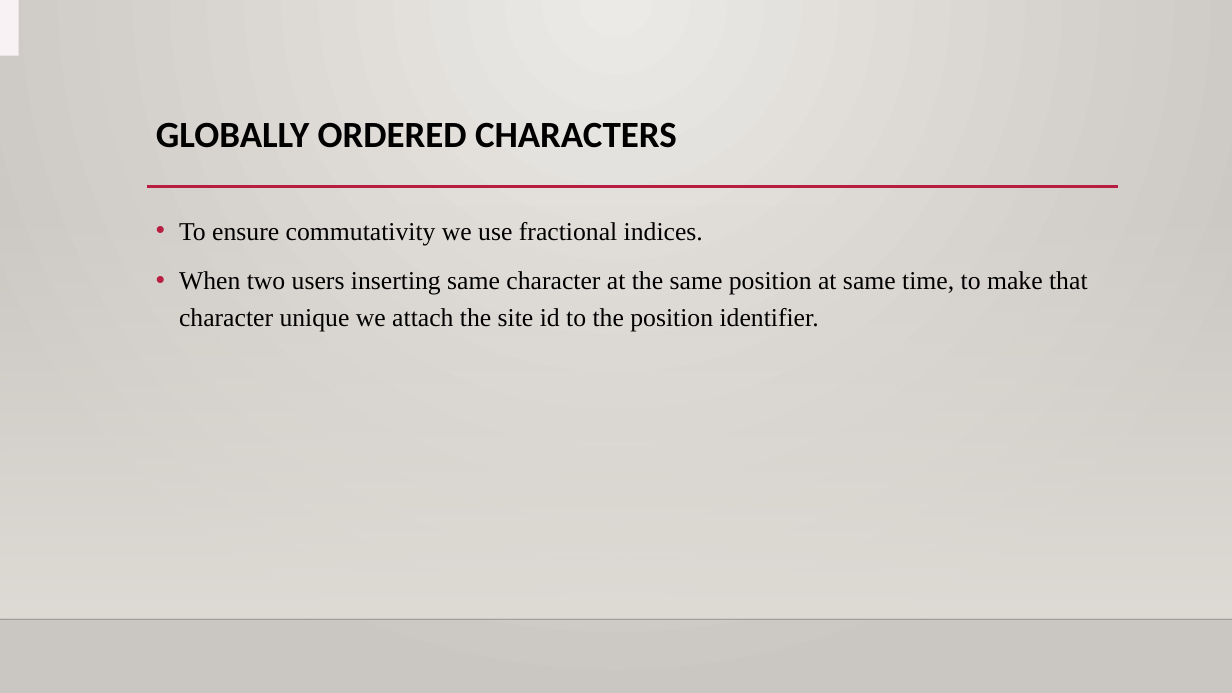
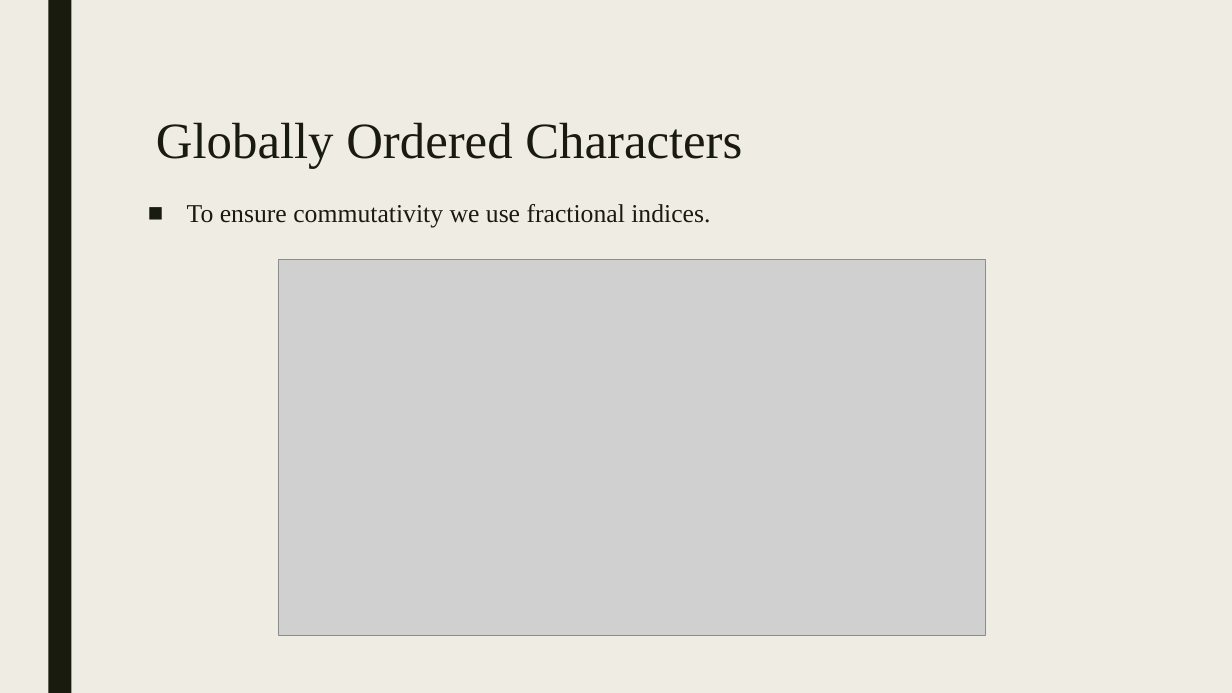
Before and after one commit to azhagumathi/pres, a slide deck: slide 9 of crdt.pptx (slide 28 before the commit). Drawn at 1232x693 pixels with LibreOffice and Linux fonts; fonts in the diff are those of the drawing; grey boxes stand for pictures; background and template pictures are left out. Boxes give left, top, right and bottom in pixels: in the first picture for what was removed or moved away, otherwise in the second. Text is boxed around its words. In the diff, an @@ line names an element or a change of style, - is before the commit and + after.

```diff
--- a/crdt.pptx
+++ b/crdt.pptx
@@ background gradient #ECEAE7 to #CAC7C1 to #EFEDE3 @@
@@ rectangle removed at (0, 0, 18, 56) @@
@@ rectangle added at (48, 0, 71, 693), fill #191B0E @@
@@ title at (156, 122, 742, 169): text changed; size 28.8 to 39.6 pt; font Calibri to Times New Roman; text colour #000000 to #191B0E; bold off @@
-GLOBALLY ORDERED CHARACTERS
+Globally Ordered Characters
@@ rectangle removed at (0, 204, 1232, 619) @@
@@ text "To ensure commutativity we use ...": place and size @@
-text "To ensure commutativity we use ..." at (179, 222, 1087, 332)
+text "To ensure commutativity we use ..." at (187, 204, 710, 228)
@@ text "To ensure commutativity we use ..." at (187, 204, 710, 228): text colour #000000 to #191B0E; bullet • to ■; line spacing 1.2 to 0.94; more space between paragraphs @@
@@ line removed from (147, 187) to (1118, 187) @@
@@ picture added at (278, 260, 985, 636) @@
@@ text at (179, 271, 1087, 332): paragraph removed @@
-• When two users inserting same character at the same position at same time, to make that character unique we attach the site id to the position identifier.
@@ line removed from (0, 619) to (1232, 619) @@
```
Also in this commit, not shown: 9 other slides changed, 2 slides added, 22 slides removed, 1 other file.
